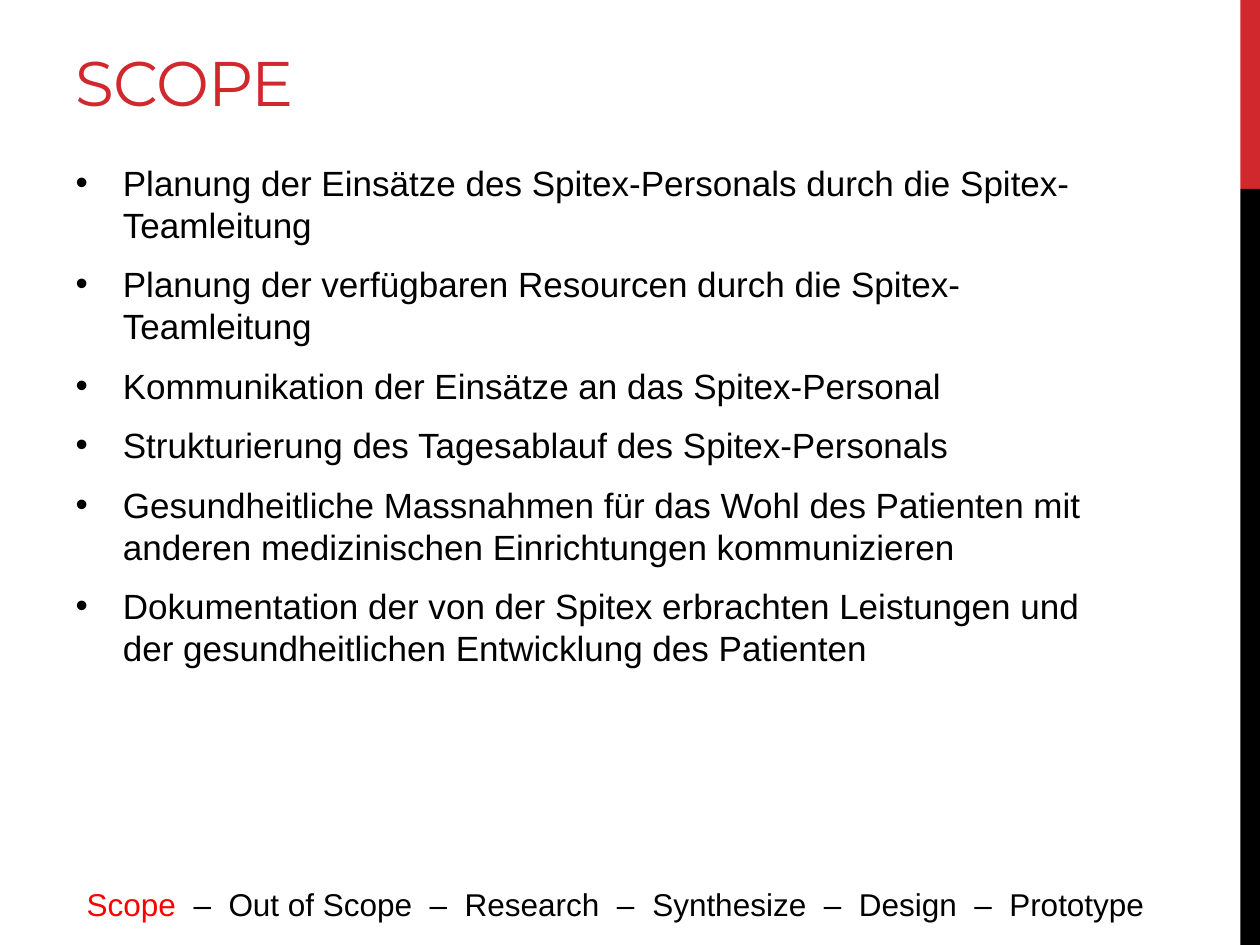
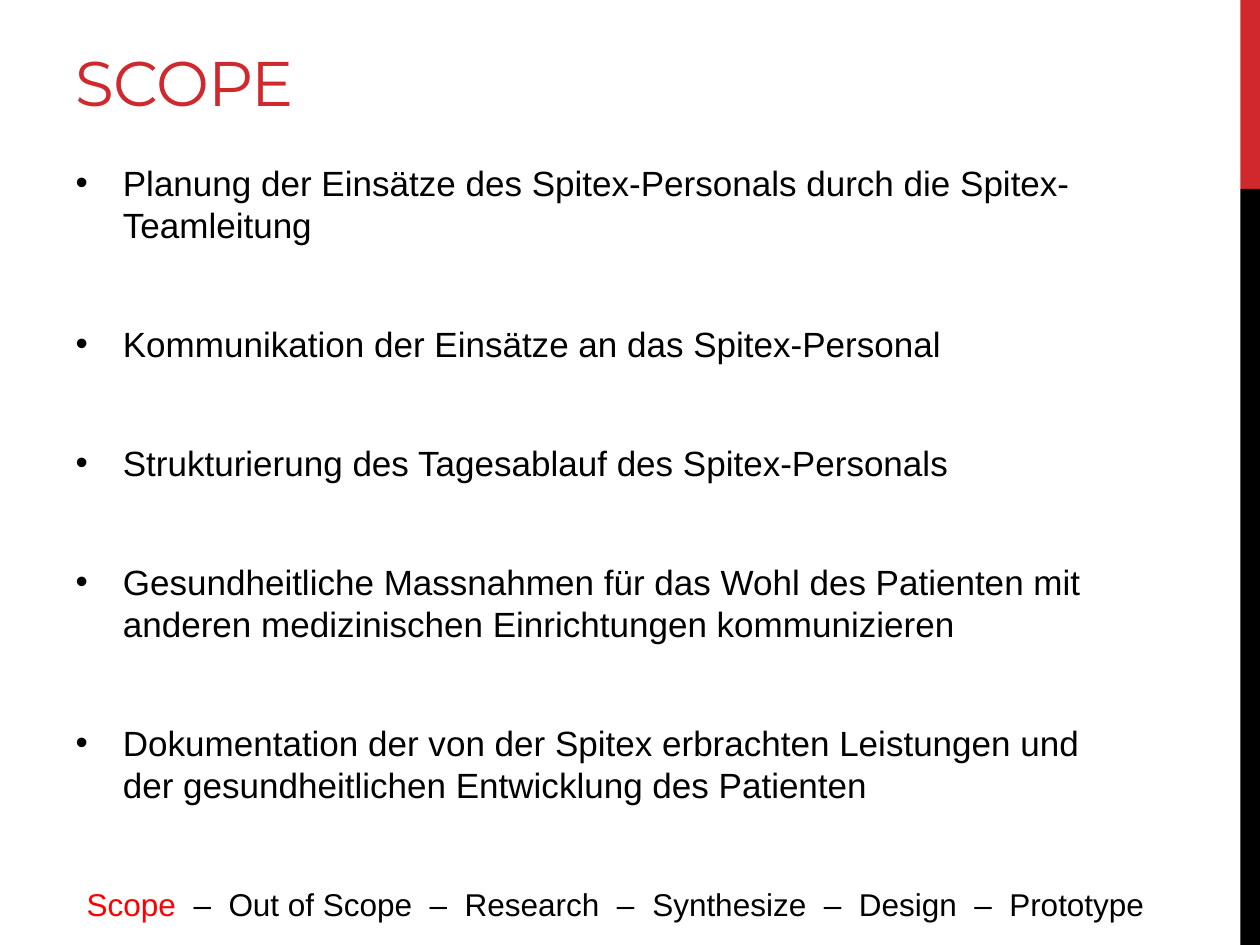
Before and after one commit to LucaRitz/ch.bfh.bti7081.s2019.blue, a slide deck: slide 3 of doc/task01/design_thinking.pptx (slide 2 before the commit). Drawn at 1260x945 pixels with LibreOffice and Linux fonts; fonts in the diff are those of the drawing. Boxes give left, top, right and bottom in pixels: in the first picture for what was removed or moved away, otherwise in the second. Text is boxed around its words. In the diff, an @@ line names an element or a change of style, - is before the commit and + after.

```diff
--- a/doc/task01/design_thinking.pptx
+++ b/doc/task01/design_thinking.pptx
@@ text at box(123, 271, 960, 346): paragraph removed @@
-• Planung der verfügbaren Resourcen durch die Spitex-Teamleitung
```
Also in this commit, not shown: 4 other slides changed, 1 slide added.
